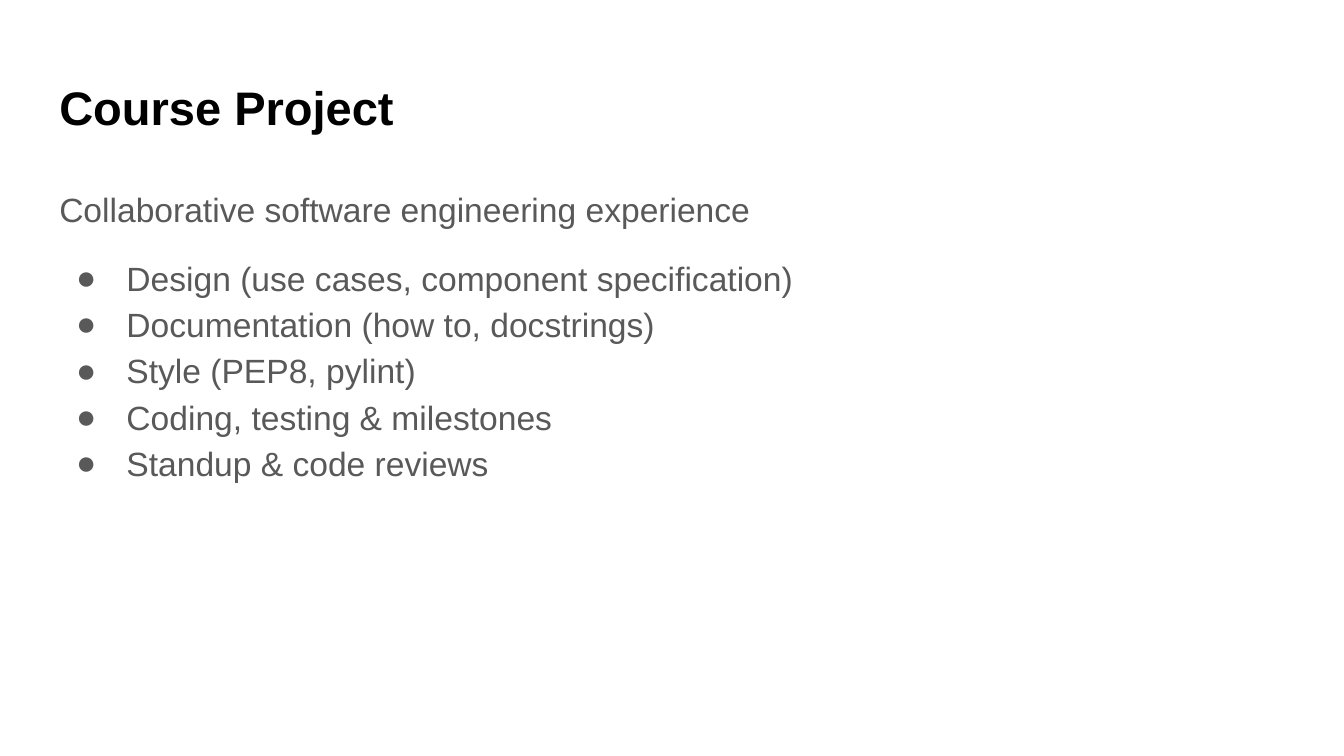
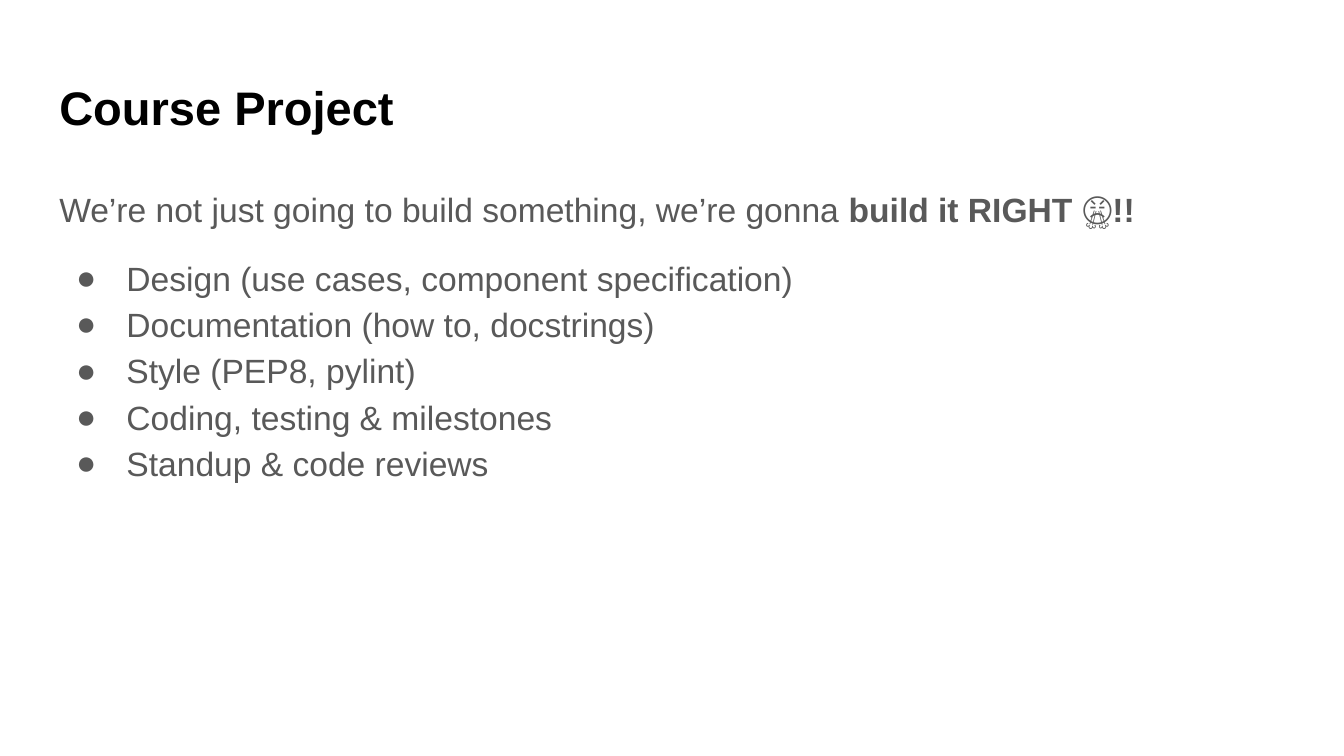
Before and after one commit to UWDATA515/lecture-materials, a slide deck: slide 3 of 03/04__Project.pptx. Drawn at 1344x756 pixels with LibreOffice and Linux fonts; fonts in the diff are those of the drawing; background and template pictures are left out. Boxes give left, top, right and bottom in pixels: in the first picture for what was removed or moved away, otherwise in the second. Text is boxed around its words. In the diff, an @@ line names an element or a change of style, - is before the commit and + after.

```diff
--- a/03/04__Project.pptx
+++ b/03/04__Project.pptx
@@ text at <box>59,197,1072,228</box>: text changed @@
-Collaborative software engineering experience
+We’re not just going to build something, we’re gonna build it RIGHT 😤!!
```
Also in this commit, not shown: 5 other slides changed, 1 slide added, 3 other files.
